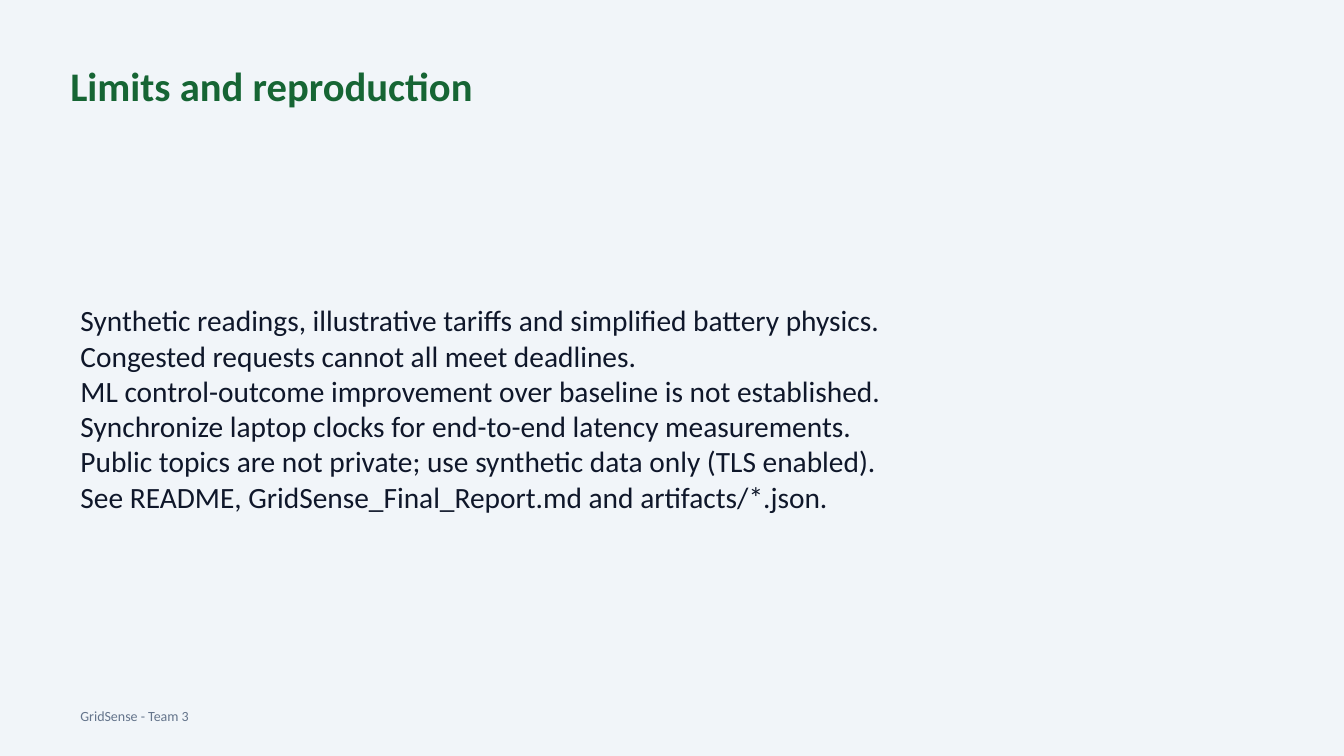
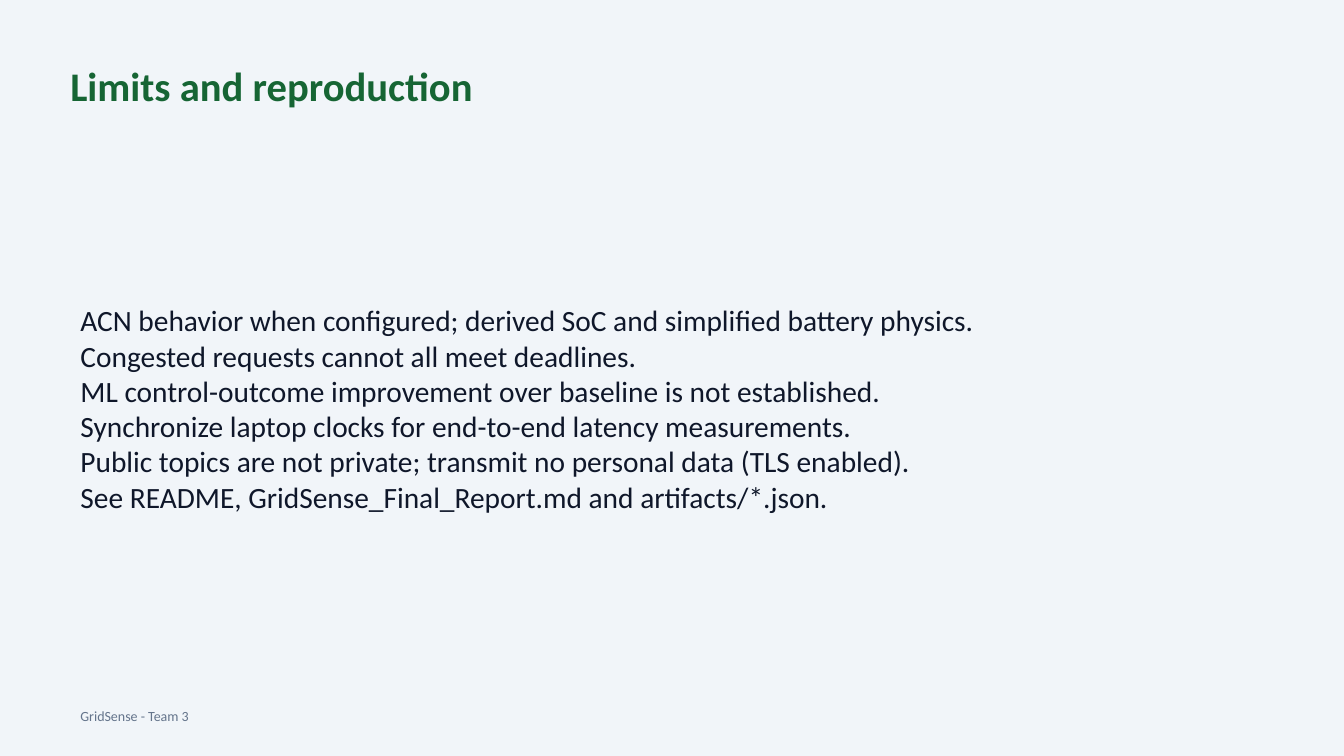
Before and after one commit to DavidShibu/gridsense, a slide deck: slide 13 of GridSense_Presentation.pptx (slide 12 before the commit). Drawn at 1344x756 pixels with LibreOffice and Linux fonts; fonts in the diff are those of the drawing. Boxes give left, top, right and bottom in pixels: in the first picture for what was removed or moved away, otherwise in the second. Text is boxed around its words. In the diff, an @@ line names an element or a change of style, - is before the commit and + after.

```diff
--- a/GridSense_Presentation.pptx
+++ b/GridSense_Presentation.pptx
@@ text at [80, 310, 973, 336]: text changed @@
-Synthetic readings, illustrative tariffs and simplified battery physics.
+ACN behavior when configured; derived SoC and simplified battery physics.
@@ text at [80, 450, 910, 477]: text changed @@
-Public topics are not private; use synthetic data only (TLS enabled).
+Public topics are not private; transmit no personal data (TLS enabled).
```
Also in this commit, not shown: 2 other slides changed, 1 slide added, 34 other files.
